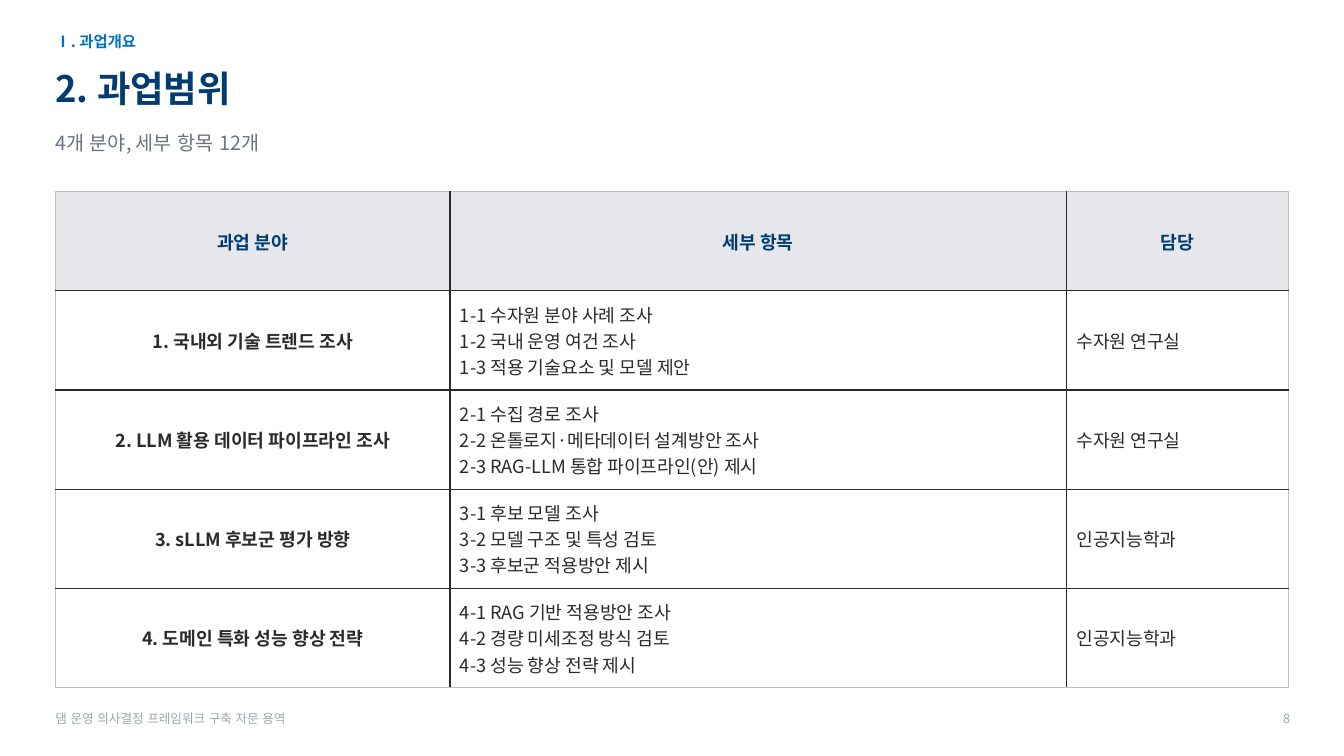
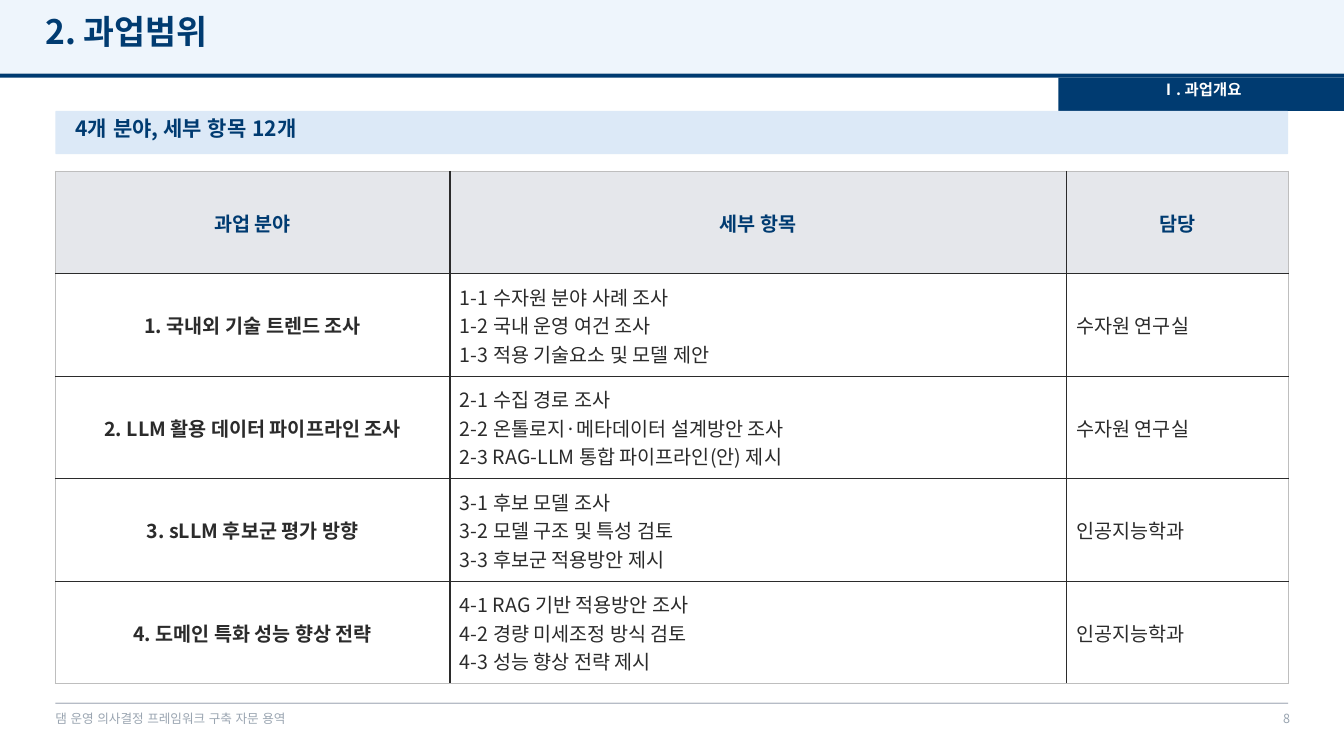
Before and after one commit to mkm1119/KGRAG-LLM, a slide deck: slide 8 of project_khnp/2026.12.09_최종보고회_발표자료_템플릿.pptx. Drawn at 1344x756 pixels with LibreOffice and Linux fonts; fonts in the diff are those of the drawing; background and template pictures are left out. Boxes give left, top, right and bottom in pixels: in the first picture for what was removed or moved away, otherwise in the second. Text is boxed around its words. In the diff, an @@ line names an element or a change of style, - is before the commit and + after.

```diff
--- a/project_khnp/2026.12.09_최종보고회_발표자료_템플릿.pptx
+++ b/project_khnp/2026.12.09_최종보고회_발표자료_템플릿.pptx
@@ rectangle added at (x1=0, y1=0, x2=1344, y2=74), fill #EEF5FC @@
@@ text "2. 과업범위" moved from (x1=55, y1=71, x2=231, y2=106) to (x1=45, y1=16, x2=208, y2=47) @@
@@ text "2. 과업범위" at (x1=45, y1=16, x2=208, y2=47): size 26 to 24 pt @@
@@ rectangle added at (x1=0, y1=74, x2=1344, y2=78), fill #003B71 @@
@@ text "Ⅰ. 과업개요" moved from (x1=55, y1=34, x2=136, y2=49) to (x1=1161, y1=82, x2=1242, y2=97) @@
@@ text "Ⅰ. 과업개요" at (x1=1161, y1=82, x2=1242, y2=97): text colour #0070C0 to #FFFFFF; alignment left to centre @@
@@ rectangle added at (x1=1059, y1=78, x2=1344, y2=111), fill #003B71 @@
@@ rounded rectangle added at (x1=55, y1=111, x2=1289, y2=154), fill #DCE9F7 @@
@@ text "4개 분야, 세부 항목 12개" moved from (x1=55, y1=133, x2=259, y2=154) to (x1=76, y1=118, x2=296, y2=140) @@
@@ text "4개 분야, 세부 항목 12개" at (x1=76, y1=118, x2=296, y2=140): size 14 to 15 pt, text colour #6B7280 to #003B71, bold on @@
@@ table at (x1=55, y1=171, x2=1289, y2=685) @@
@@ size 13 to 14 pt @@
@@ table resized from (x1=55, y1=192, x2=1289, y2=688) to (x1=55, y1=171, x2=1289, y2=685) @@
@@ rectangle added at (x1=55, y1=703, x2=1289, y2=704), fill #B6BCC6 @@
```
Also in this commit, not shown: 20 other slides changed, 1 other file.
